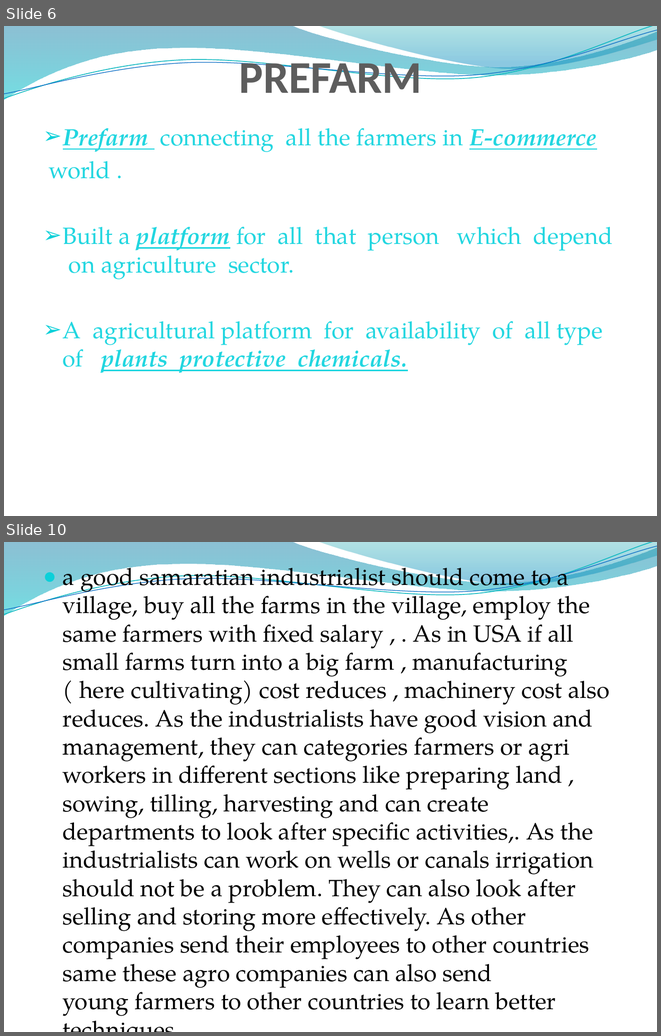
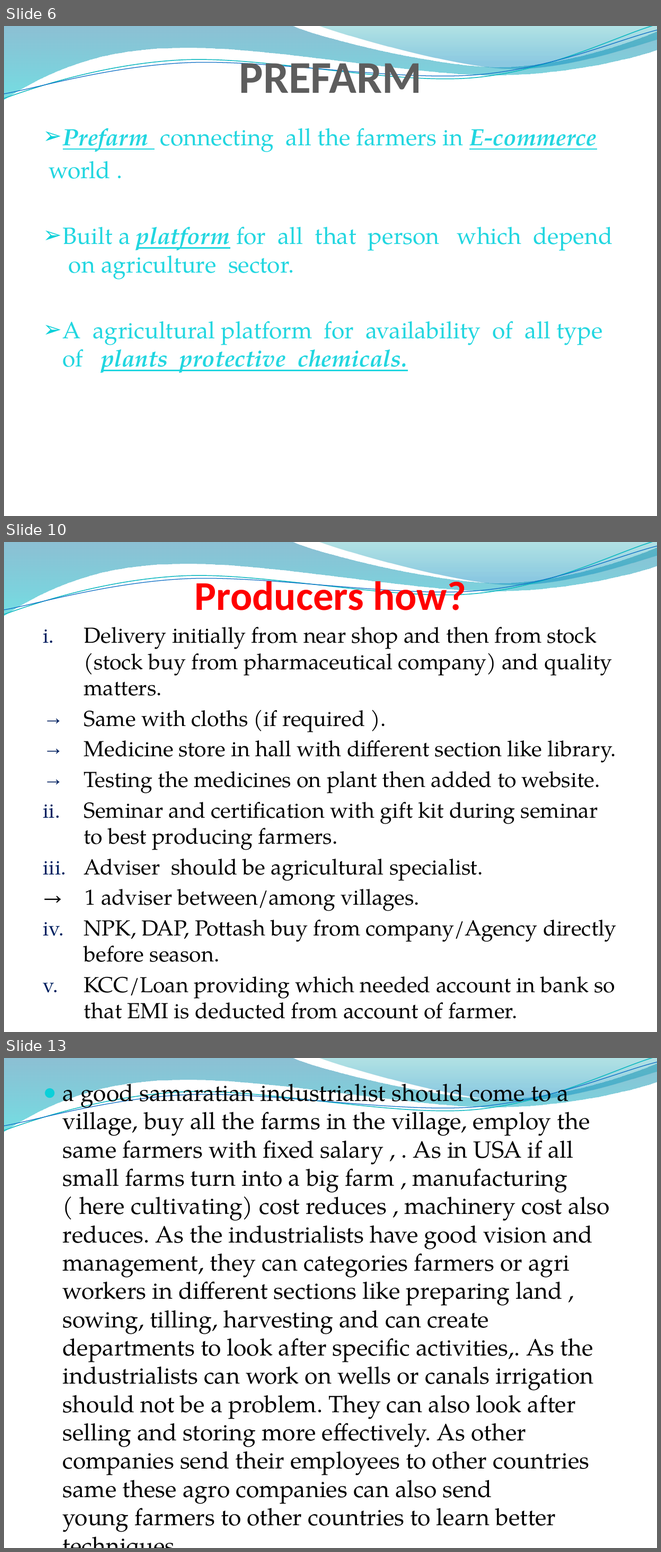
Before and after one commit to anilsinghchawda/project, a slide deck: project.pptx. Shown one above the other, each under a label of ours: slides 6 and 10 before the commit, slides 6, 10 and 13 after it; the slides between them are not shown. The pictures are 661x1036 and 661x1552 pixels, drawn with LibreOffice and Linux fonts; fonts in the diff are those of the drawing; background and template pictures are left out. Boxes give left, top, right and bottom in pixels: in the first picture for what was removed or moved away, otherwise in the second. Text is boxed around its words. In the diff, an @@ line names an element or a change of style, - is before the commit and + after.

```diff
--- a/project.pptx
+++ b/project.pptx
@@ slide 10 added at [4,542,657,1032], background picture (left out); not listed: 4 template elements that a slide beside it also shows @@
@@ title added at [195,576,466,610], 45 pt, text #FF0000, bold @@
+Producers how?
@@ text added at [84,627,616,1018], 24.1 pt, text #000000 @@
+i. Delivery initially from near shop and then from stock (stock buy from pharmaceutical company) and quality matters.
+→ Same with cloths (if required ).
+→ Medicine store in hall with different section like library.
+→ Testing the medicines on plant then added to website.
+ii. Seminar and certification with gift kit during seminar to best producing farmers.
+iii. Adviser should be agricultural specialist.
+→ 1 adviser between/among villages.
+iv. NPK, DAP, Pottash buy from company/Agency directly before season.
+v. KCC/Loan providing which needed account in bank so that EMI is deducted from account of farmer.
@@ what was slide 10 is now slide 13 @@
```
Also in this commit, not shown: 2 slides changed, 2 other slides added.
